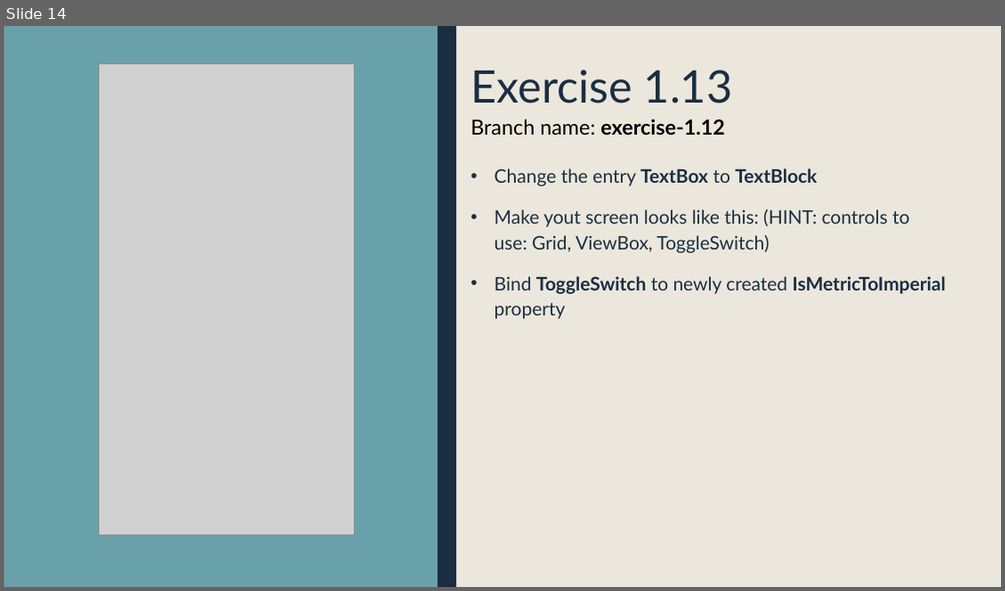
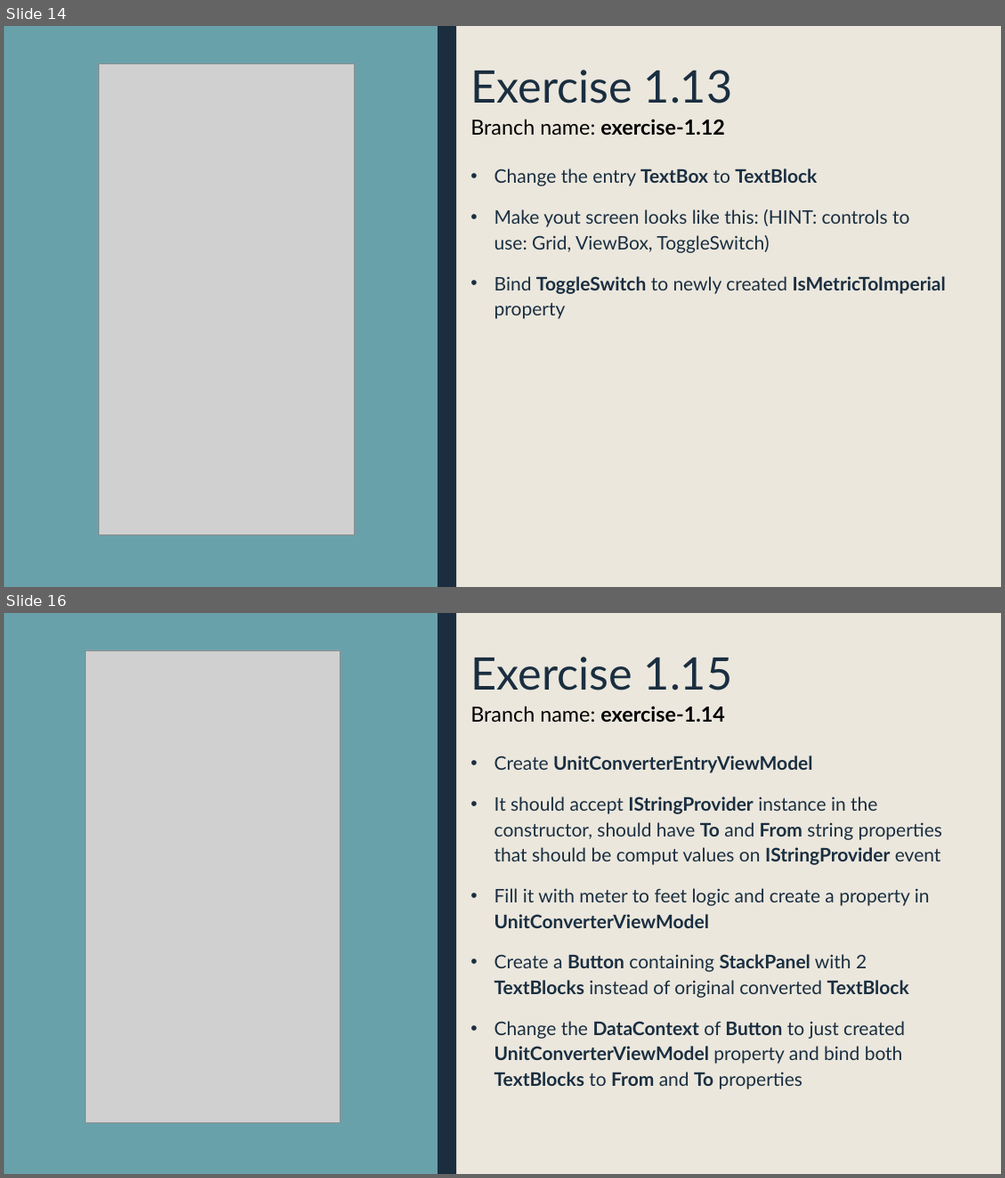
Before and after one commit to krajniak/PumConverter, a slide deck: exercises.pptx. Shown one above the other, each under a label of ours: slide 14 before the commit, slides 14 and 16 after it; the slides between them are not shown. The pictures are 1005x591 and 1005x1178 pixels, drawn with LibreOffice and Linux fonts; fonts in the diff are those of the drawing; grey boxes stand for pictures. Boxes give left, top, right and bottom in pixels: in the first picture for what was removed or moved away, otherwise in the second. Text is boxed around its words. In the diff, an @@ line names an element or a change of style, - is before the commit and + after.

Commit message:
Added UnitConverterEntryViewModel

```diff
--- a/exercises.pptx
+++ b/exercises.pptx
@@ slide 16 added at (4, 613, 1001, 1174), background #EBE7DD; not listed: 2 template elements that a slide beside it also shows @@
@@ picture added at (86, 650, 340, 1122) @@
@@ title added at (470, 657, 733, 690), 43.2 pt, text #1A2E40 @@
+Exercise 1.15
@@ text added at (470, 706, 725, 722), 20 pt, text #000000, bold @@
+Branch name: exercise-1.14
@@ text added at (494, 755, 942, 1089), 18 pt, text #1A2E40 @@
+• Create UnitConverterEntryViewModel
+• It should accept IStringProvider instance in the constructor, should have To and From string properties that should be comput values on IStringProvider event
+• Fill it with meter to feet logic and create a property in UnitConverterViewModel
+• Create a Button containing StackPanel with 2 TextBlocks instead of original converted TextBlock
+• Change the DataContext of Button to just created UnitConverterViewModel property and bind both TextBlocks to From and To properties
```
Also in this commit, not shown: 1 other slide added, 4 other files.
